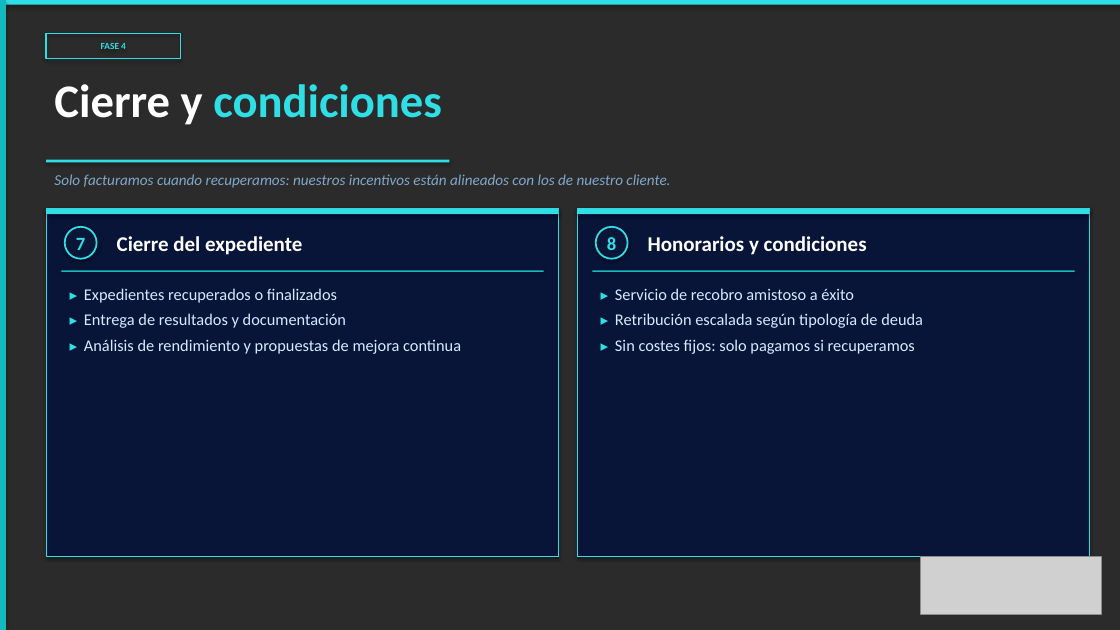
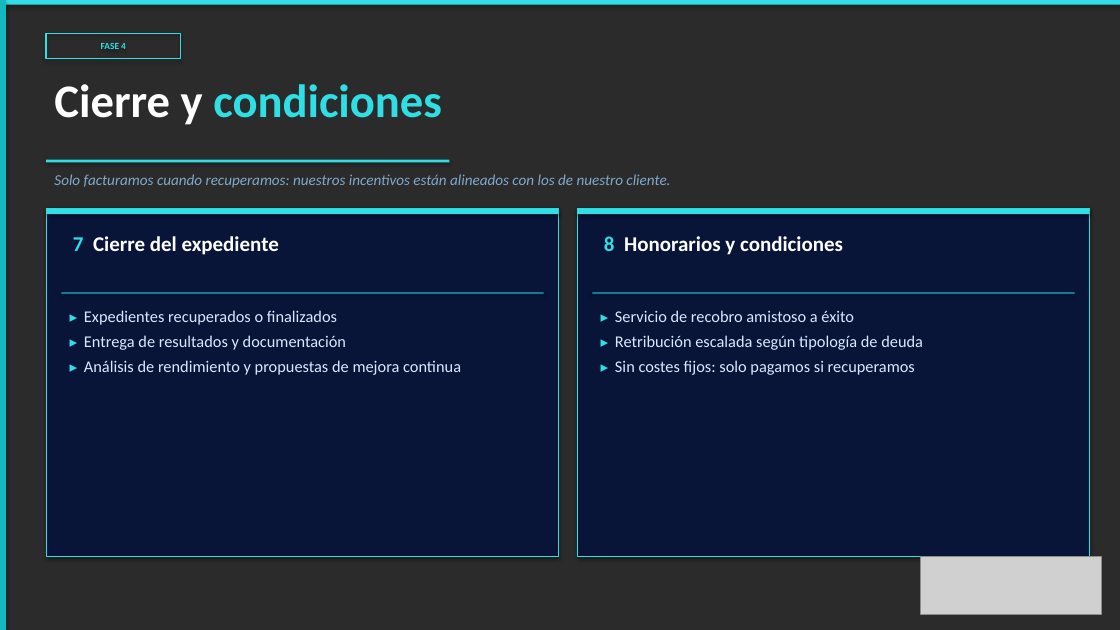
Before and after one commit to alejandroas010/alepixel-web, a slide deck: slide 5 of sendacredit_propuesta.pptx. Drawn at 1120x630 pixels with LibreOffice and Linux fonts; fonts in the diff are those of the drawing; grey boxes stand for pictures; background and template pictures are left out; a plain dark background stands for a picture behind light text. Boxes give left, top, right and bottom in pixels: in the first picture for what was removed or moved away, otherwise in the second. Text is boxed around its words. In the diff, an @@ line names an element or a change of style, - is before the commit and + after.

```diff
--- a/sendacredit_propuesta.pptx
+++ b/sendacredit_propuesta.pptx
@@ ellipse removed at (x1=65, y1=227, x2=97, y2=259) @@
-7
@@ text at (x1=73, y1=236, x2=279, y2=255): text changed @@
-Cierre del expediente
+7 Cierre del expediente
@@ ellipse removed at (x1=596, y1=227, x2=628, y2=259) @@
-8
@@ text at (x1=604, y1=236, x2=843, y2=255): text changed @@
-Honorarios y condiciones
+8 Honorarios y condiciones
@@ rectangle moved from (x1=61, y1=271, x2=544, y2=272) to (x1=61, y1=292, x2=544, y2=294) @@
@@ rectangle moved from (x1=592, y1=271, x2=1075, y2=272) to (x1=592, y1=292, x2=1075, y2=294) @@
@@ text "▸ Expedientes recuperados o finalizados" moved from (x1=84, y1=288, x2=461, y2=354) to (x1=84, y1=310, x2=461, y2=375) @@
@@ text "▸ Servicio de recobro amistoso ..." moved from (x1=615, y1=288, x2=923, y2=354) to (x1=615, y1=310, x2=923, y2=375) @@
```
Also in this commit, not shown: 4 other slides changed.
